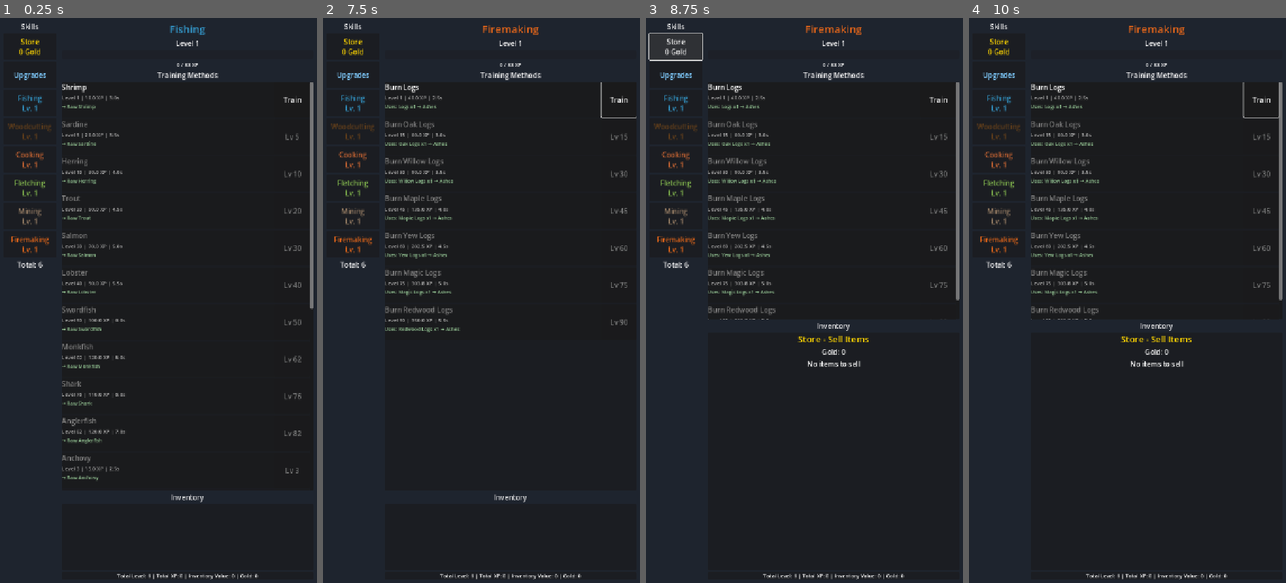
Above: before the commit, frames 1-4 (left to right).
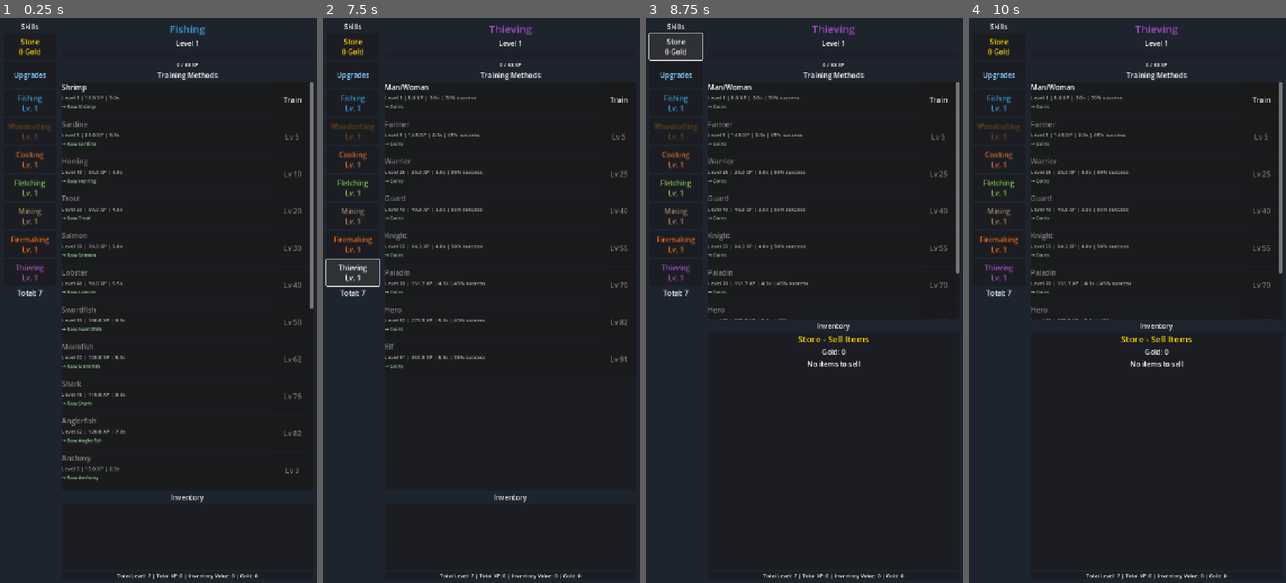
Above: after the commit, the same moments.

Repository: fahmed93/idlescapers
Game: Godot game, scene res://scenes/main.tscn
Two runs of this game, one before a commit and one after it. Both use one fixed random seed, a clock stepped at 60 frames per second and the inputs below.
Inputs (mouse positions are in pixels of both pictures, inside the frame that each line leads up to):
- Up to frame 1 (0.25 s): no input
- Up to frame 2 (7.5 s): click "Store 0 Gold" at 0.5 s; click "Upgrades" at 1.25 s; click "Fishing Lv. 1" at 2 s; click "Woodcutting Lv. 1" at 2.75 s; click "Cooking Lv. 1" at 3.5 s; click "Fletching Lv. 1" at 4.25 s; click "Mining Lv. 1" at 5 s; click "Firemaking Lv. 1" at 5.75 s; click "Train" at 6.5 s; click (351, 272) at 7.25 s, where only the run after the commit has a clickable "Thieving Lv. 1"
- Up to frame 3 (8.75 s): click "Store 0 Gold" at 8 s
- Up to frame 4 (10 s): click "Train" at 8.75 s; click (1156, 108) at 9.5 s, where only the run after the commit has a clickable "Stop Training"

The runs differ from the first frame. In frame 1, 0.2% of the frame differs, in the area x 4-48%, y 43-99%; in frame 2, 2.5%, in the area x 0-99%, y 1-99%; in frame 3, 2.1%; in frame 4, 2.2%.

Commit message:
Implement Thieving skill with 8 training methods
Co-authored-by: fahmed93 <4407704+fahmed93@users.noreply.github.com>

Diff:
--- a/autoload/game_manager.gd
+++ b/autoload/game_manager.gd
@@ -142,6 +142,17 @@
 	skill_xp["firemaking"] = 0.0
 	skill_levels["firemaking"] = 1
 
+	# Create Thieving skill
+	var thieving := SkillData.new()
+	thieving.id = "thieving"
+	thieving.name = "Thieving"
+	thieving.description = "Pickpocket NPCs and unlock chests for coins and valuables."
+	thieving.color = Color(0.6, 0.3, 0.7)
+	thieving.training_methods = preload("res://autoload/skills/thieving_skill.gd").create_methods()
+	skills["thieving"] = thieving
+	skill_xp["thieving"] = 0.0
+	skill_levels["thieving"] = 1
+
 ## Get current skill level
 func get_skill_level(skill_id: String) -> int:
 	return skill_levels.get(skill_id, 1)
--- a/autoload/inventory.gd
+++ b/autoload/inventory.gd
@@ -122,6 +122,9 @@
 	# Firemaking products
 	_add_item("ashes", "Ashes", "Remains of burnt logs.", ItemData.ItemType.PROCESSED, 1)
 
+	# Thieving rewards
+	_add_item("coins", "Coins", "Currency obtained from pickpocketing.", ItemData.ItemType.PROCESSED, 1)
+
 
 ## Helper to add item definition
 func _add_item(id: String, display_name: String, desc: String, type: ItemData.ItemType, value: int) -> void:
--- /dev/null
+++ b/autoload/skills/thieving_skill.gd
@@ -0,0 +1,97 @@
+## Thieving Skill
+## Contains training methods for the Thieving skill
+extends Node
+
+## Create and return all thieving training methods
+static func create_methods() -> Array[TrainingMethodData]:
+	var methods: Array[TrainingMethodData] = []
+
+	var man_woman := TrainingMethodData.new()
+	man_woman.id = "man_woman"
+	man_woman.name = "Man/Woman"
+	man_woman.description = "Pickpocket common citizens for coins."
+	man_woman.level_required = 1
+	man_woman.xp_per_action = 8.0
+	man_woman.action_time = 2.0
+	man_woman.produced_items = {"coins": 3}
+	man_woman.success_rate = 0.70
+	methods.append(man_woman)
+
+	var farmer := TrainingMethodData.new()
+	farmer.id = "farmer"
+	farmer.name = "Farmer"
+	farmer.description = "Pickpocket farmers for coins and produce."
+	farmer.level_required = 5
+	farmer.xp_per_action = 14.5
+	farmer.action_time = 2.5
+	farmer.produced_items = {"coins": 8}
+	farmer.success_rate = 0.65
+	methods.append(farmer)
+
+	var warrior := TrainingMethodData.new()
+	warrior.id = "warrior"
+	warrior.name = "Warrior"
+	warrior.description = "Pickpocket warriors for better loot."
+	warrior.level_required = 25
+	warrior.xp_per_action = 26.0
+	warrior.action_time = 3.0
+	warrior.produced_items = {"coins": 18}
+	warrior.success_rate = 0.60
+	methods.append(warrior)
+
+	var guard := TrainingMethodData.new()
+	guard.id = "guard"
+	guard.name = "Guard"
+	guard.description = "Pickpocket guards for valuable coins."
+	guard.level_required = 40
+	guard.xp_per_action = 46.8
+	guard.action_time = 3.5
+	guard.produced_items = {"coins": 30}
+	guard.success_rate = 0.55
+	methods.append(guard)
+
+	var knight := TrainingMethodData.new()
+	knight.id = "knight"
+	knight.name = "Knight"
+	knight.description = "Pickpocket knights for substantial rewards."
+	knight.level_required = 55
+	knight.xp_per_action = 84.3
+	knight.action_time = 4.0
+	knight.produced_items = {"coins": 50}
+	knight.success_rate = 0.50
+	methods.append(knight)
+
+	var paladin := TrainingMethodData.new()
+	paladin.id = "paladin"
+	paladin.name = "Paladin"
+	paladin.description = "Pickpocket paladins for great wealth."
+	paladin.level_required = 70
+	paladin.xp_per_action = 151.7
+	paladin.action_time = 4.5
+	paladin.produced_items = {"coins": 80}
+	paladin.success_rate = 0.45
+	methods.append(paladin)
+
+	var hero := TrainingMethodData.new()
+	hero.id = "hero"
+	hero.name = "Hero"
+	hero.description = "Pickpocket heroes for massive rewards."
+	hero.level_required = 82
+	hero.xp_per_action = 273.3
+	hero.action_time = 5.0
+	hero.produced_items = {"coins": 130}
+	hero.success_rate = 0.40
+	methods.append(hero)
+
+	var elf := TrainingMethodData.new()
+	elf.id = "elf"
+	elf.name = "Elf"
+	elf.description = "Pickpocket elves for extraordinary riches."
+	elf.level_required = 91
+	elf.xp_per_action = 353.3
+	elf.action_time = 5.5
+	elf.produced_items = {"coins": 200}
+	elf.success_rate = 0.35
+	methods.append(elf)
+
+	return methods
